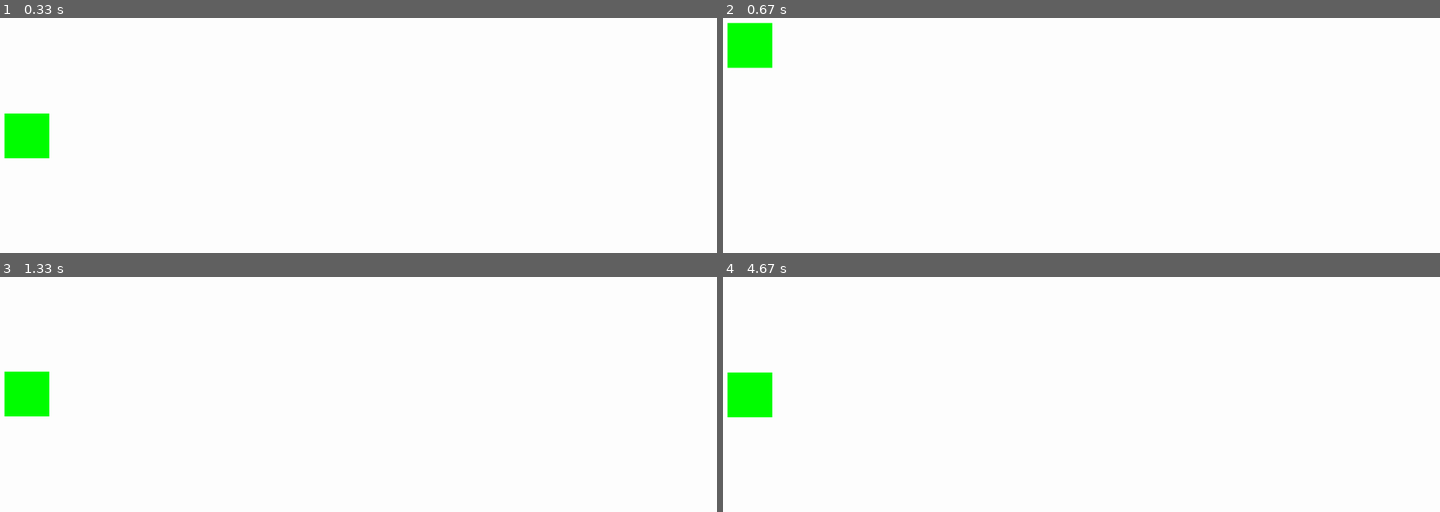
Above: before the commit, frames 1-4 (two rows, left to right).
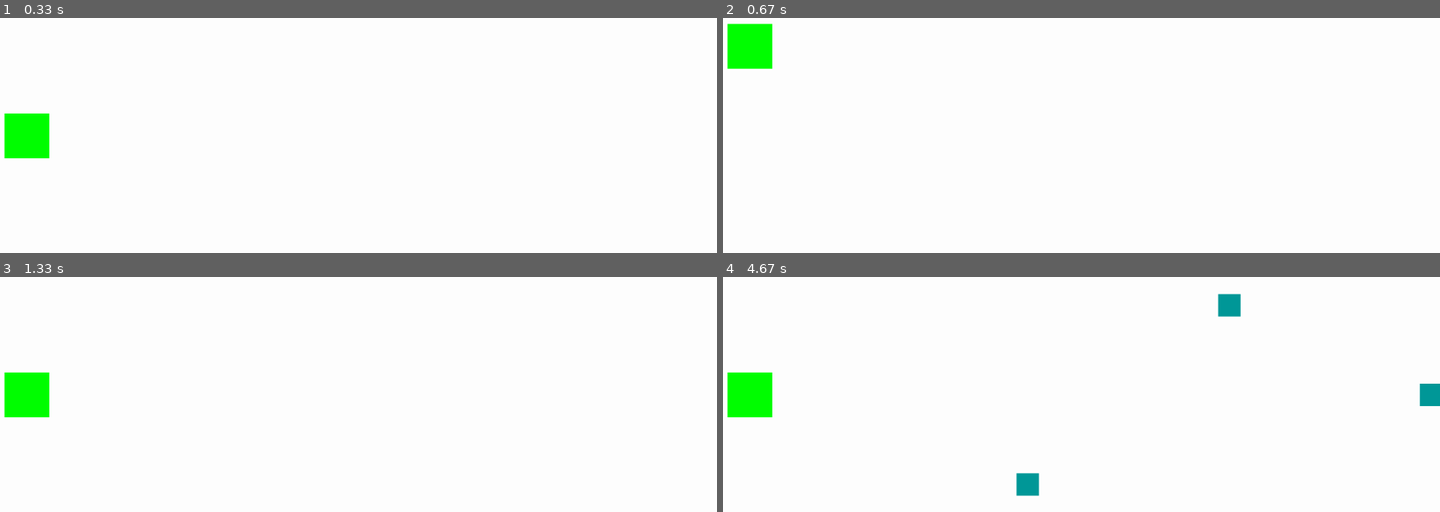
Above: after the commit, the same moments.

Repository: hsiang086/crc-static-exhibition
Game: pygame game, started from main/second_scene.py
The game is run twice, just before and just after one commit, with the same random seed, the same clock (stepped at 60 frames per second) and the same inputs.
Inputs:
- Up to frame 1 (0.33 s): no input
- Up to frame 2 (0.67 s): hold Up from 0.33 s (still down)
- Up to frame 3 (1.33 s): release Up at 0.8 s; hold Down 0.83-1.13 s; hold Up from 1.17 s (still down)
- Up to frame 4 (4.67 s): release Up at 1.53 s; hold Down 1.57-1.93 s; hold Up 1.97-2.27 s; hold Down 2.3-2.6 s; hold Up 2.63-3 s; hold Down 3.03-3.4 s; hold Up 3.43-3.73 s; hold Down 3.77-4.07 s; hold Up 4.1-4.47 s; hold Down from 4.5 s (still down)

Frame 1 is identical in both runs. In frame 2, less than 0.1% of the frame differs, in the area x 0-7%, y 2-22%; in frame 3, less than 0.1%; in frame 4, 0.9%, in the area x 40-100%, y 7-94%.

Commit message:
Add object

Diff:
--- a/main/second_scene.py
+++ b/main/second_scene.py
@@ -1,13 +1,18 @@
 import pygame
+import random
 
 def init():
     global FPS
     global RES, WIDTH, HIGHT
     global clock
     global screen
+    global POS
 
     FPS = 60
     RES = WIDTH, HIGHT = (1600, 900)
+
+    POS=[(HIGHT/2)-200,(HIGHT/2),(HIGHT/2)+200]
+
     clock = pygame.time.Clock()
 
     itv = 0
@@ -28,7 +33,7 @@
         self.rect = self.image.get_rect()
         self.rect.x = 10
         self.rect.centery = HIGHT/2
-        self.pos = 0
+        self.pos = 1
         self.itv = 0
 
     def update(self):
@@ -36,37 +41,66 @@
         key_pressed = pygame.key.get_pressed()
         if self.itv >= 8:
             if key_pressed[pygame.K_UP]:
-                if self.pos == -1:
-                    self.pos = -1
+                if self.pos == 0:
+                    self.pos = 0
                 else:
                     self.pos -= 1
-                while self.rect.centery >= (HIGHT/2) + self.pos*200:
-                    self.rect.centery -= 2
             if key_pressed[pygame.K_DOWN]:
-                if self.pos == 1:
-                    self.pos = 1
+                if self.pos == 2:
+                    self.pos = 2
                 else:
                     self.pos += 1
-                self.rect.centery = (HIGHT/2) + self.pos*200
             self.itv = 0
+        self.rect.centery = POS[self.pos]
+
+class Object(pygame.sprite.Sprite):
+    def __init__(self):
+        pygame.sprite.Sprite.__init__(self)
+        self.image = pygame.Surface((50,50))
+        self.image.fill((0,153,153))
+        self.rect = self.image.get_rect()
+        self.rect.left = WIDTH
+        self.pos = random.randrange(0,3)
+        self.rect.centery = POS[self.pos]
+        self.v = -5
+        self.itv = 0
+    def update(self):
+        if self.rect.right >= 0:
+            self.rect.x += self.v
+        else:
+            self.kill()
+
+
 
 
 
 all_sprites = pygame.sprite.Group()
+objects = pygame.sprite.Group()
 player = Player()
 all_sprites.add(player)
 
 
+time = 0
 running = True
 while running:
     clock.tick(FPS)
     for event in pygame.event.get():
         if event.type == pygame.QUIT:
             running = False
+    if time >= 90:
+        Obj = Object()
+        all_sprites.add(Obj)
+        objects.add(Obj)
+        time = 0
 
     all_sprites.update()
+
+    hits = pygame.sprite.spritecollide(player, objects, 0)
+    if hits:
+        running = False
     screen.fill((255,255,255))
     all_sprites.draw(screen)
     pygame.display.update()
+    time += 1
 
 pygame.quit()
